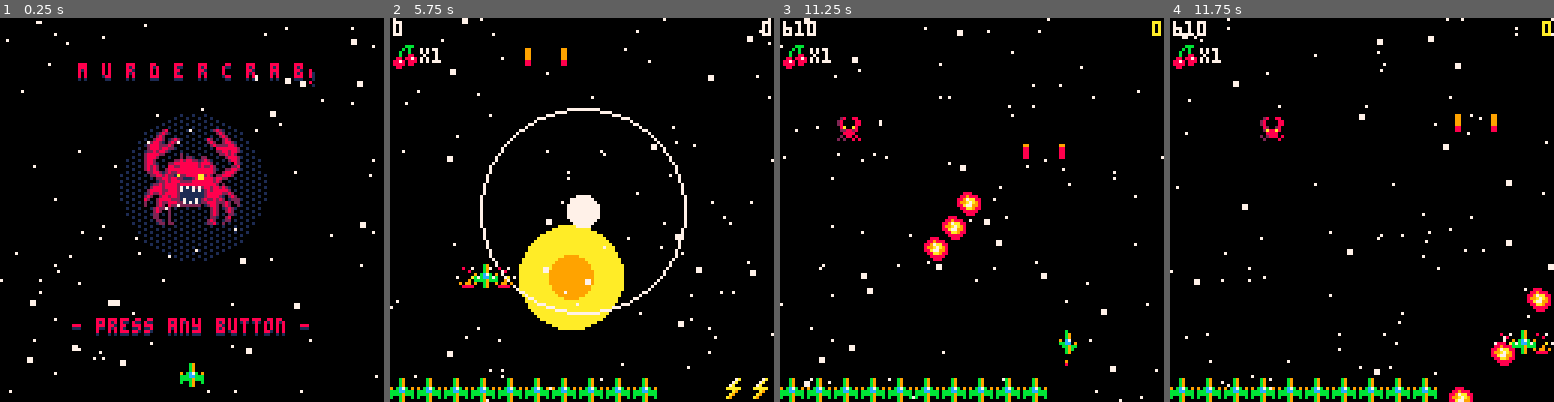
Above: before the commit, frames 1-4 (left to right).
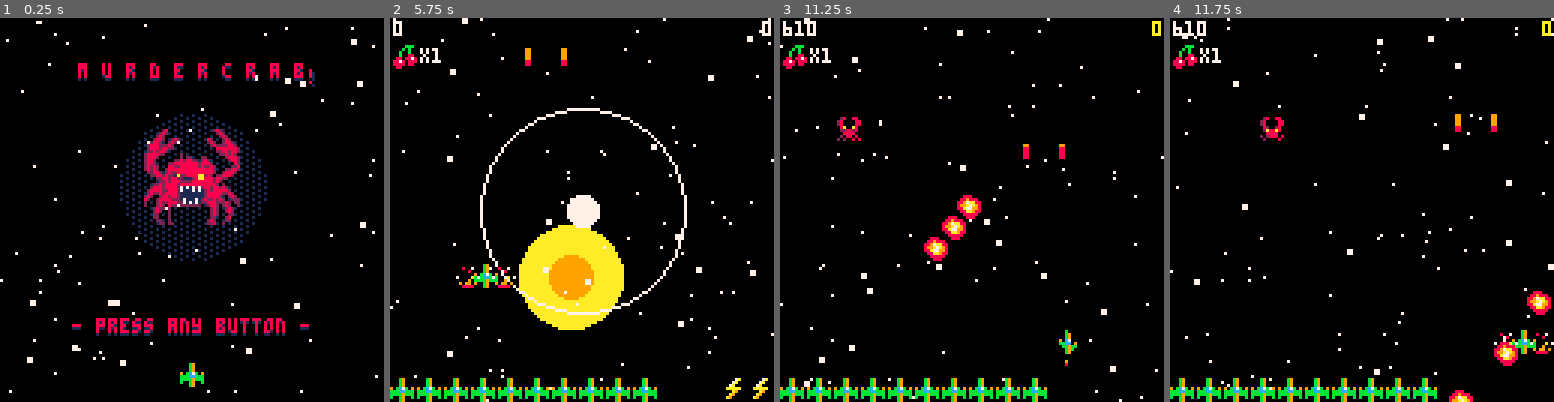
Above: after the commit, the same moments.

Repository: goblindriver/murdercrab
Game: PICO-8 cartridge pico8/murdercrab.p8
Two runs of this game, one before a commit and one after it. Both use one fixed random seed, a clock stepped at 60 frames per second and the inputs below.
Inputs:
- Up to frame 1 (0.25 s): no input
- Up to frame 2 (5.75 s): tap X (X key) at 0.33, 1.07, 1.85, 2.97, 4.08, 5.2 s; tap O (Z key) at 0.7, 1.7, 2.1, 2.5, 2.9, 3.3, 3.7, 4.1, 4.5, 4.9, 5.3, 5.7 s; hold Right 1.6-2.1 s; hold Up 2.15-2.42 s; hold Right 2.47-3.03 s; hold Left 3.08-3.58 s; hold Down 3.63-3.97 s; hold Right 4.02-4.68 s; hold Up 4.73-5.03 s; hold Left 5.08-5.68 s; hold Down from 5.73 s (still down)
- Up to frame 3 (11.25 s): release Down at 6.03 s; hold Right 6.08-6.58 s; tap O (Z key) every 0.4 s from 6.1 to 10.9 s; tap X (X key) every 1.12 s from 6.32 to 10.78 s; hold Right 6.63-7.13 s; hold Up 7.18-7.45 s; hold Right 7.5-8.07 s; hold Left 8.12-8.62 s; hold Down 8.67-9 s; hold Right 9.05-9.72 s; hold Up 9.77-10.07 s; hold Left 10.12-10.72 s; hold Down 10.77-11.07 s; hold Right from 11.12 s (still down)
- Up to frame 4 (11.75 s): tap O (Z key) at 11.3, 11.7 s; release Right at 11.62 s

Frames 1-2 are identical in both runs. In frame 3, 0.2% of the frame differs, in the area x 46-53%, y 45-53%; in frame 4, 0.6%, in the area x 72-100%, y 70-100%.

Commit message:
feat: shmup rank system + visual flair
Rank (0-10) silently escalates difficulty based on player performance:
- Increases on enemy kills (+0.15) and multiplier gains (+0.3)
- Decreases on hit (-1), bomb (-0.5), resets on continue
- Modulates enemy bullet speed (+4%/rank) and spawn rate (-3%/rank)

Visual additions:
- Rank aura around player ship (blue at rank 3+, red at rank 7+)
- Engine trail sparks from thruster
- Screen shake on multiplier increase

Co-Authored-By: Claude Opus 4.6 (1M context) <noreply@anthropic.com>

Diff:
--- a/pico8/murdercrab.p8
+++ b/pico8/murdercrab.p8
@@ -43,6 +43,7 @@
 current_initials = nil
 current_index = 1
 high_scores = {}
+rank = 0
 
 -- player constants
 P_SPD, P_HP, P_BMBS = 2, 100, 3
@@ -475,6 +476,7 @@
   bomb_effect_timer = 0
   spawn_timer = 0
   shoot_cd = 0
+  rank = 0
   update_spawn_delay()
 
   player = {
@@ -531,6 +533,11 @@
 function draw_player()
   if player.invincible_timer > 0 and time() % 0.2 < 0.1 then return end
 
+  -- rank aura
+  if rank >= 3 then
+    circfill(player.x + 4, player.y + 4, 5 + sin(time() * 4) * rank * 0.3, rank >= 7 and 8 or 12)
+  end
+
   spr(player.sprite, player.x, player.y)
 
   if player.thrust_frame > 0 then
@@ -540,6 +547,10 @@
     pset(x + h, y + 1 + f, 8 + f)
     pset(x + h + (f - 1), y + 2, 9)
     if rnd(1) < 0.7 then pset(x + h, y + 2 + f, 8) end
+    -- engine trail sparks
+    if rnd(1) < 0.5 then
+      add(explosions, {x = x + h + rnd(2) - 1, y = y + 2 + rnd(3), radius = 0.5, max_radius = 2, life = 3, color = 9 + flr(rnd(2))})
+    end
   end
 end
 
@@ -567,6 +578,7 @@
   create_hit_feedback(player.x + 4, player.y + 4)
   score_multiplier = 1
   score_streak = 0
+  rank = max(0, rank - 1)
 
   if player.health <= 0 then
     create_explosion_chain(player.x + 4, player.y + 4, 5, 16)
@@ -605,9 +617,10 @@
 end
 
 function spawn_enemy_bullet(cx, cy, dx, dy)
+  local r = 1 + rank * 0.04
   local b = get_enemy_bullet()
   b.x, b.y = cx - 4, cy - 4
-  b.dx, b.dy = dx, dy
+  b.dx, b.dy = dx * r, dy * r
   b.width, b.height = 8, 8
   add(enemy_bullets, b)
 end
@@ -1039,6 +1052,8 @@
         if score_streak >= S_STRK then
           score_multiplier += 1
           score_streak = 0
+          rank = min(10, rank + 0.3)
+          shake_amount = 2
         end
       end
       sfx(3, 2)
@@ -1152,6 +1167,7 @@
     bomb_active = true
     bomb_timer = BMB_DUR
     player.bombs -= 1
+    rank = max(0, rank - 0.5)
 
     for i = 1, 3 do
       add(explosions, {
@@ -1270,6 +1286,7 @@
           if enemy.health <= 0 then
             add_score(S_NRM)
             enemy_kill_count += 1
+            rank = min(10, rank + 0.15)
             create_explosion_chain(enemy.x + 4, enemy.y + 4, 3, 10)
             shake_amount = 3
             del(enemies, enemy)
@@ -1415,7 +1432,7 @@
   -- spawn logic
   if phase == "normal" then
     spawn_timer += 1
-    if spawn_timer >= spawn_delay then
+    if spawn_timer >= max(20, spawn_delay * (1 - rank * 0.03)) then
       spawn_timer = 0
       spawn_enemy()
     end
@@ -1505,6 +1522,7 @@
     if game_over_grace <= 0 and credits > 0 and btnp(4) then
       credits -= 1
       credits_used += 1
+      rank = 0
       game_over = false
       game_over_timer = 300
       game_over_grace = 30
